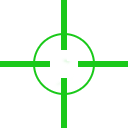
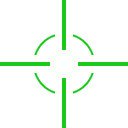
Layer changes from the first (128, 128) image to the second:
painted on "Layer" over box(33, 33, 95, 95)
painted on "Background" over box(0, 0, 128, 128)
